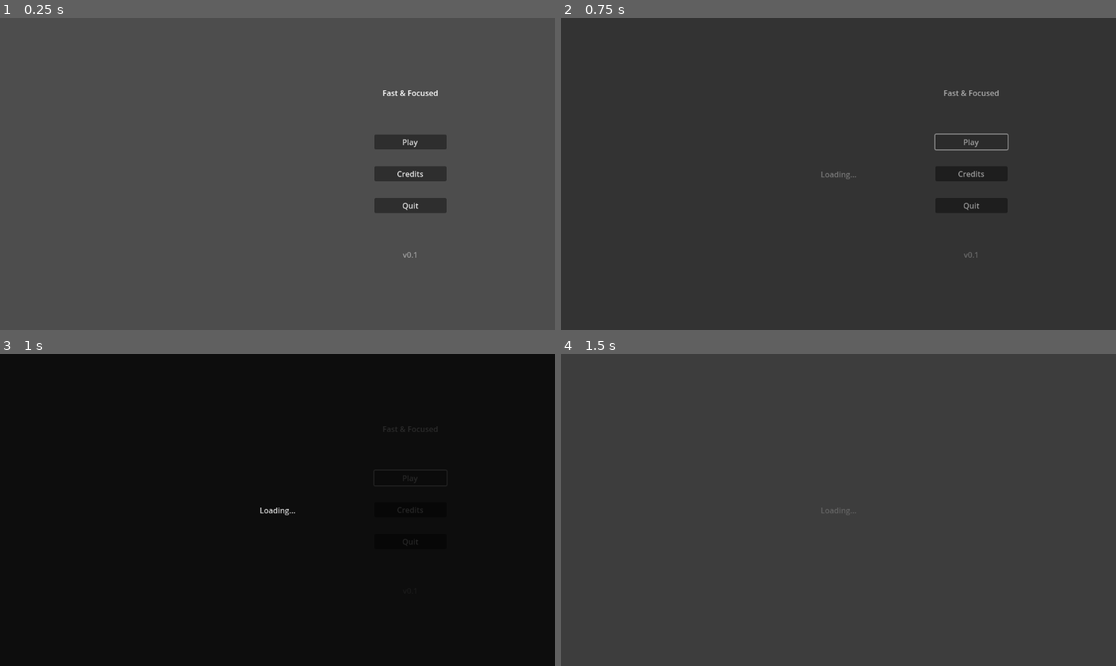
Above: before the commit, frames 1-4 (two rows, left to right).
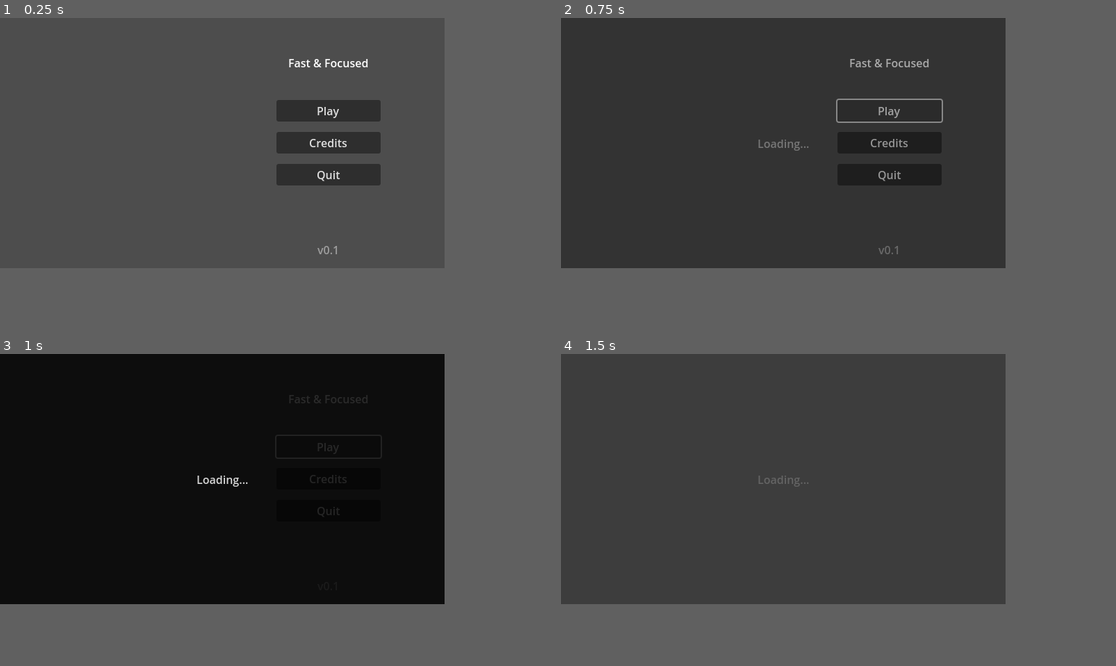
Above: after the commit, the same moments.

Repository: jame581/FastAndFocused
Game: Godot game, scene res://maps/main_menu.tscn
Same seed, same stepped clock (60 frames per second), same inputs: the game is played once before the commit and once after it.
Inputs:
- Up to frame 1 (0.25 s): no input
- Up to frame 2 (0.75 s): click "Play" at 0.5 s
- Up to frame 3 (1 s): no input
- Up to frame 4 (1.5 s): no input
In our replay, the window is 799x449 before the commit and 640x360 after it. These sizes can differ from the game's own. Grey fills any space a smaller window leaves; there, only what the larger window draws over its background counts as a difference.

The runs differ from the first frame. In frame 1, 5.7% of the frame differs, in the area x 49-81%, y 13-77%; in frame 2, 1.1%; in frame 3, 0.3%; in frame 4, 0.1%.

Commit message:
Set viewport size and update main menu UI

Diff:
--- a/source/maps/main_menu.tscn
+++ b/source/maps/main_menu.tscn
@@ -26,10 +26,10 @@
 anchor_bottom = 1.0
 grow_horizontal = 2
 grow_vertical = 2
-theme_override_constants/margin_left = 25
-theme_override_constants/margin_top = 25
-theme_override_constants/margin_right = 25
-theme_override_constants/margin_bottom = 25
+theme_override_constants/margin_left = 15
+theme_override_constants/margin_top = 15
+theme_override_constants/margin_right = 15
+theme_override_constants/margin_bottom = 15
 
 [node name="VBoxContainer" type="VBoxContainer" parent="MarginContainer"]
 layout_mode = 2
@@ -45,8 +45,6 @@
 [node name="RightVBoxContainer" type="VBoxContainer" parent="MarginContainer/VBoxContainer/HBoxContainer"]
 layout_mode = 2
 size_flags_horizontal = 3
-size_flags_vertical = 4
-theme_override_constants/separation = 75
 alignment = 1
 
 [node name="GameTitle" type="Label" parent="MarginContainer/VBoxContainer/HBoxContainer/RightVBoxContainer"]
@@ -61,7 +59,7 @@
 layout_mode = 2
 size_flags_horizontal = 4
 size_flags_vertical = 6
-theme_override_constants/separation = 35
+theme_override_constants/separation = 15
 
 [node name="StartButton" type="Button" parent="MarginContainer/VBoxContainer/HBoxContainer/RightVBoxContainer/MainMenuButtons"]
 custom_minimum_size = Vector2(150, 30)
@@ -81,8 +79,8 @@
 [node name="VersionLabel" type="Label" parent="MarginContainer/VBoxContainer/HBoxContainer/RightVBoxContainer"]
 layout_mode = 2
 size_flags_horizontal = 4
-size_flags_vertical = 1
+size_flags_vertical = 3
 theme_override_colors/font_color = Color(1, 1, 1, 0.454902)
-text = "(Version: 0.0.0)"
+text = "v0.0"
 horizontal_alignment = 1
 vertical_alignment = 2
--- a/source/project.godot
+++ b/source/project.godot
@@ -22,6 +22,11 @@
 SceneChanger="*res://scenes/autoloads/scene_changer.tscn"
 Global="*res://scripts/autoloads/global.gd"
 
+[display]
+
+window/size/viewport_width=640
+window/size/viewport_height=360
+
 [rendering]
 
 renderer/rendering_method="gl_compatibility"
